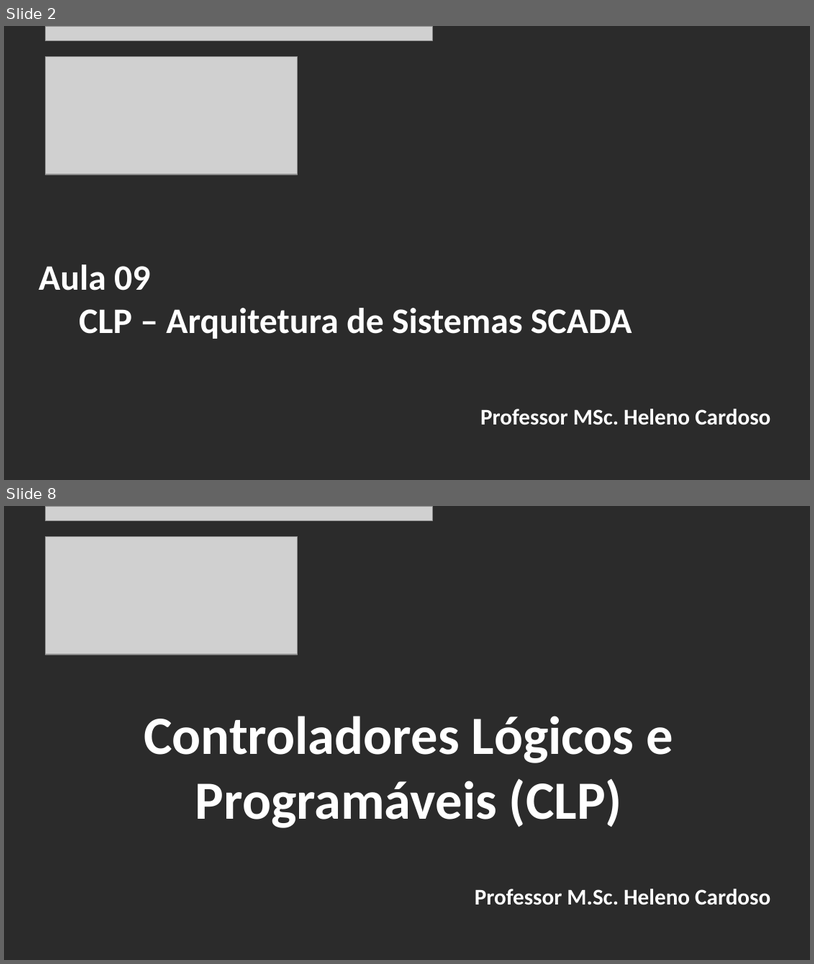
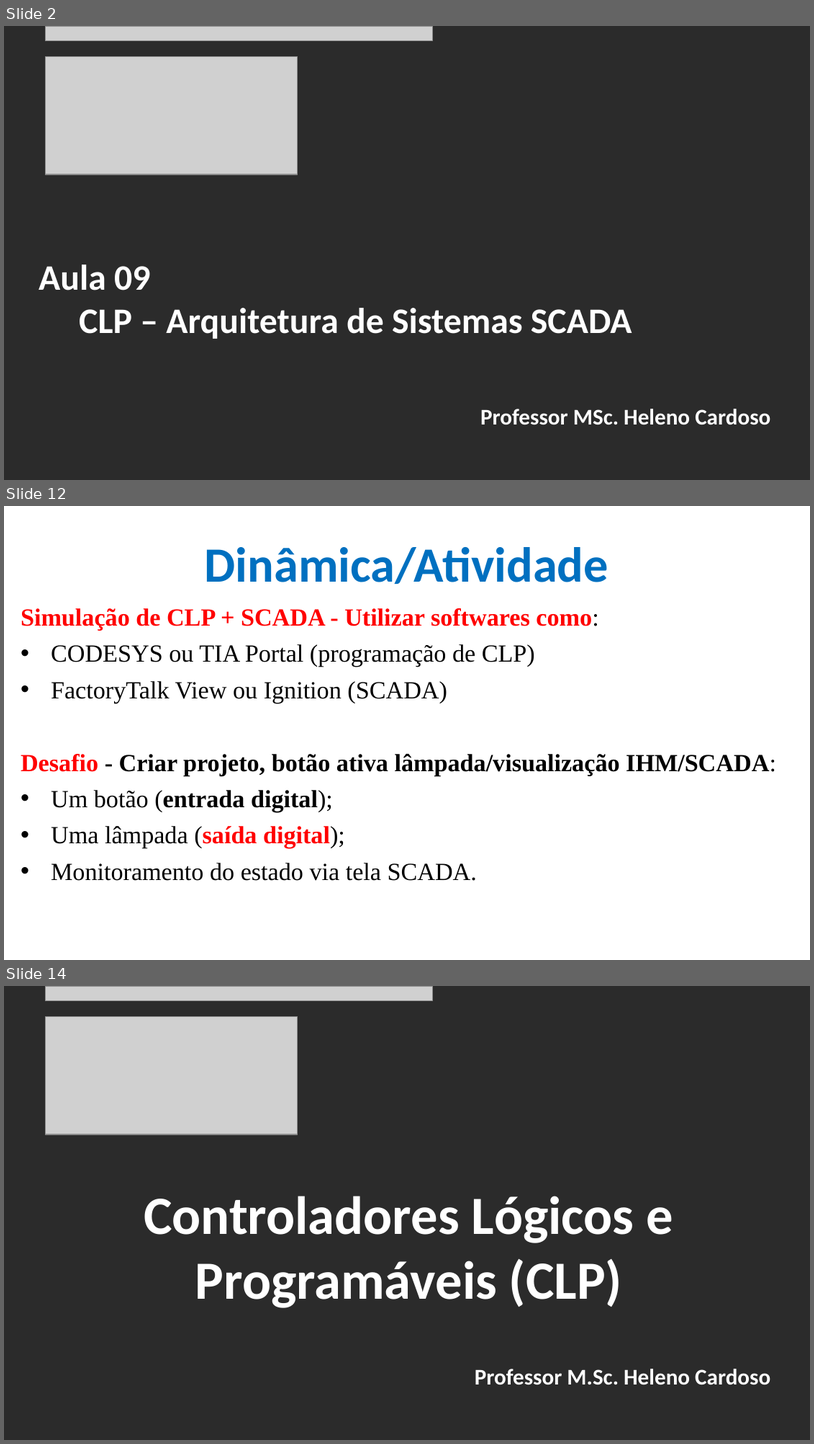
Before and after one commit to CloudEducationBrazil/WydenUniRuyControladoresLogicosProgCLP, a slide deck: 01 Classes/Aula9 - CLP - Arquitetura de Sistemas SCADA.pptx. Shown one above the other, each under a label of ours: slides 2 and 8 before the commit, slides 2, 12 and 14 after it; the slides between them are not shown. The pictures are 814x964 and 814x1444 pixels, drawn with LibreOffice and Linux fonts; fonts in the diff are those of the drawing; grey boxes stand for pictures; background and template pictures are left out; a plain dark background stands for a picture behind light text. Boxes give left, top, right and bottom in pixels: in the first picture for what was removed or moved away, otherwise in the second. Text is boxed around its words. In the diff, an @@ line names an element or a change of style, - is before the commit and + after.

```diff
--- a/01 Classes/Aula9 - CLP - Arquitetura de Sistemas SCADA.pptx
+++ b/01 Classes/Aula9 - CLP - Arquitetura de Sistemas SCADA.pptx
@@ slide 12 added at [4, 506, 810, 960], background picture (left out) @@
@@ title added at [205, 547, 609, 584], 44 pt, text #0070C0, bold @@
+Dinâmica/Atividade
@@ text added at [21, 608, 777, 880], 22 pt, text #000000, bold @@
+Simulação de CLP + SCADA - Utilizar softwares como:
+• CODESYS ou TIA Portal (programação de CLP)
+• FactoryTalk View ou Ignition (SCADA)
+Desafio - Criar projeto, botão ativa lâmpada/visualização IHM/SCADA:
+• Um botão (entrada digital);
+• Uma lâmpada (saída digital);
+• Monitoramento do estado via tela SCADA.
@@ what was slide 8 is now slide 14 @@
```
Also in this commit, not shown: 5 slides changed, 5 other slides added.
